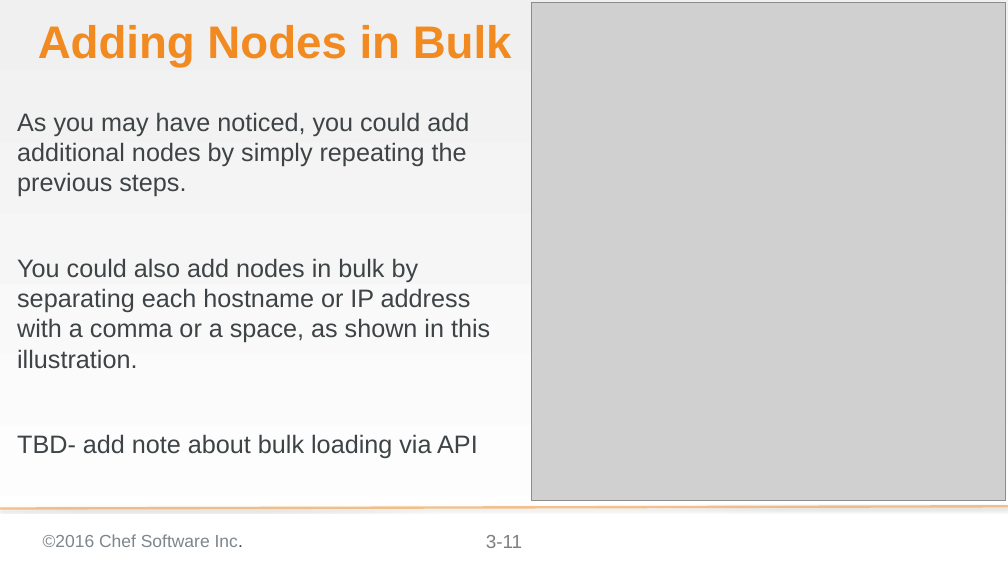
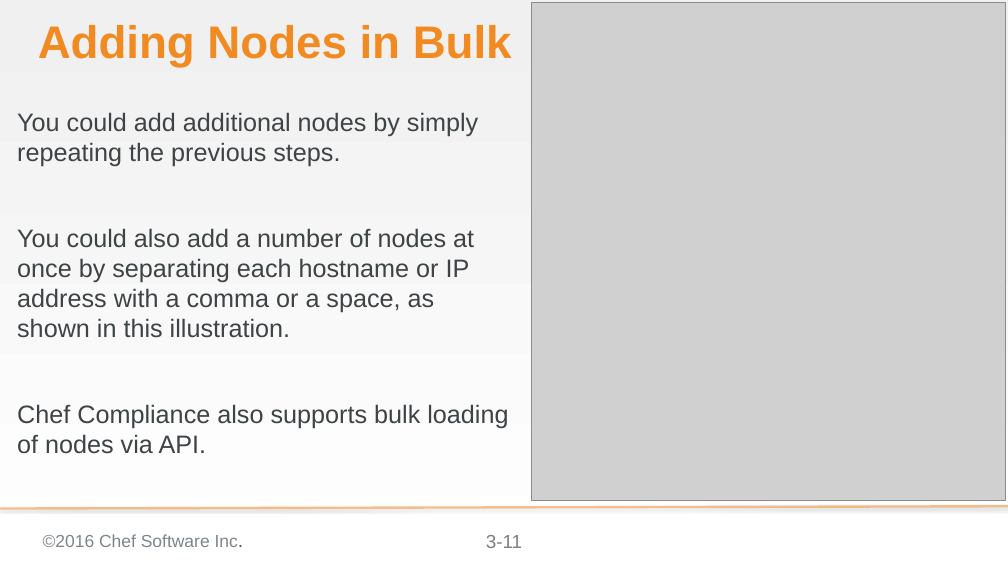
Before and after one commit to bchamby/chef-compliance-installation-configuration-operation, a slide deck: slide 11 of 03-initial-configuration-scans.pptx. Drawn at 1008x567 pixels with LibreOffice and Linux fonts; fonts in the diff are those of the drawing; grey boxes stand for pictures; background and template pictures are left out. Boxes give left, top, right and bottom in pixels: in the first picture for what was removed or moved away, otherwise in the second. Text is boxed around its words. In the diff, an @@ line names an element or a change of style, - is before the commit and + after.

```diff
--- a/03-initial-configuration-scans.pptx
+++ b/03-initial-configuration-scans.pptx
@@ text at box(17, 112, 508, 454): text changed @@
-As you may have noticed, you could add additional nodes by simply repeating the previous steps.
-You could also add nodes in bulk by separating each hostname or IP address with a comma or a space, as shown in this illustration.
-TBD- add note about bulk loading via API
+You could add additional nodes by simply repeating the previous steps.
+You could also add a number of nodes at once by separating each hostname or IP address with a comma or a space, as shown in this illustration.
+Chef Compliance also supports bulk loading of nodes via API.
```
Also in this commit, not shown: 9 other slides changed, 1 slide added, 2 slides removed.
